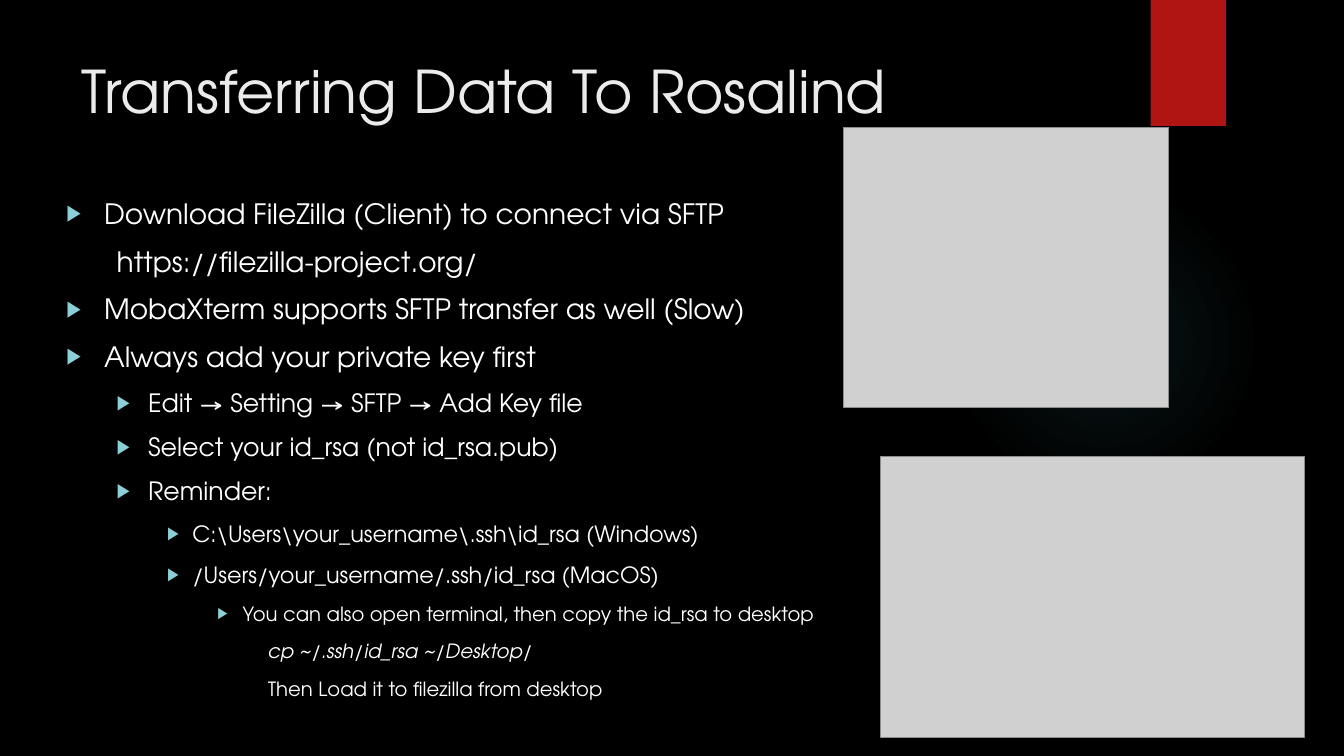
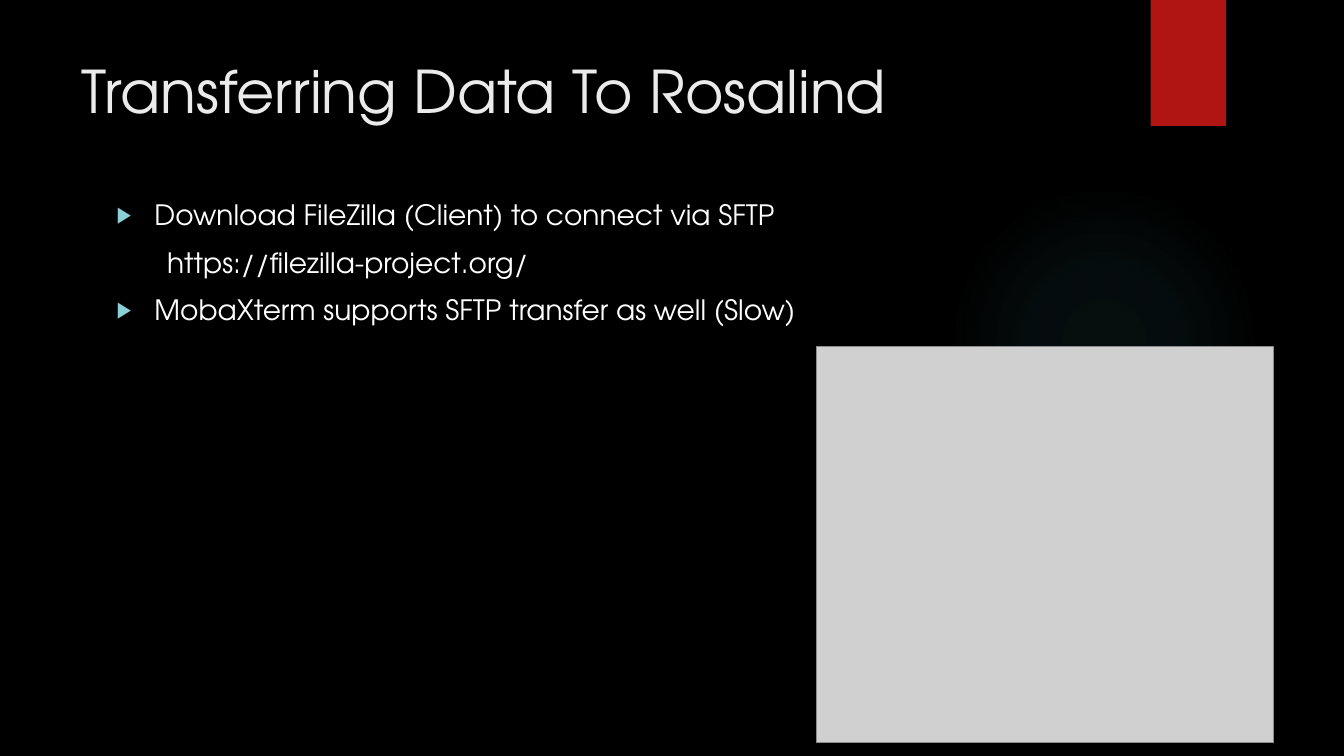
Before and after one commit to muharif/MicrobiomeKCL2020, a slide deck: slide 6 of IntroToLinux_Day2.pptx. Drawn at 1344x756 pixels with LibreOffice and Linux fonts; fonts in the diff are those of the drawing; grey boxes stand for pictures; background and template pictures are left out. Boxes give left, top, right and bottom in pixels: in the first picture for what was removed or moved away, otherwise in the second. Text is boxed around its words. In the diff, an @@ line names an element or a change of style, - is before the commit and + after.

```diff
--- a/IntroToLinux_Day2.pptx
+++ b/IntroToLinux_Day2.pptx
@@ text "Download FileZilla (Client) to connect ...": place and size @@
-text "Download FileZilla (Client) to connect ..." at [104,203,814,700]
+text "Download FileZilla (Client) to connect ..." at [154,204,795,326]
@@ text at [104,346,814,700]: paragraphs removed @@
-▶ Always add your private key first
-  ▶ Edit → Setting → SFTP → Add Key file
-  ▶ Select your id_rsa (not id_rsa.pub)
-  ▶ Reminder:
-    ▶ C:\Users\your_username\.ssh\id_rsa (Windows)
-    ▶ /Users/your_username/.ssh/id_rsa (MacOS)
-      ▶ You can also open terminal, then copy the id_rsa to desktop
-      cp ~/.ssh/id_rsa ~/Desktop/
-      Then Load it to filezilla from desktop
@@ picture: place and size @@
-picture at [844,127,1170,408]
+picture at [817,347,1274,742]
@@ picture removed at [880,457,1305,738] @@
```
Also in this commit, not shown: 1 slide added.
